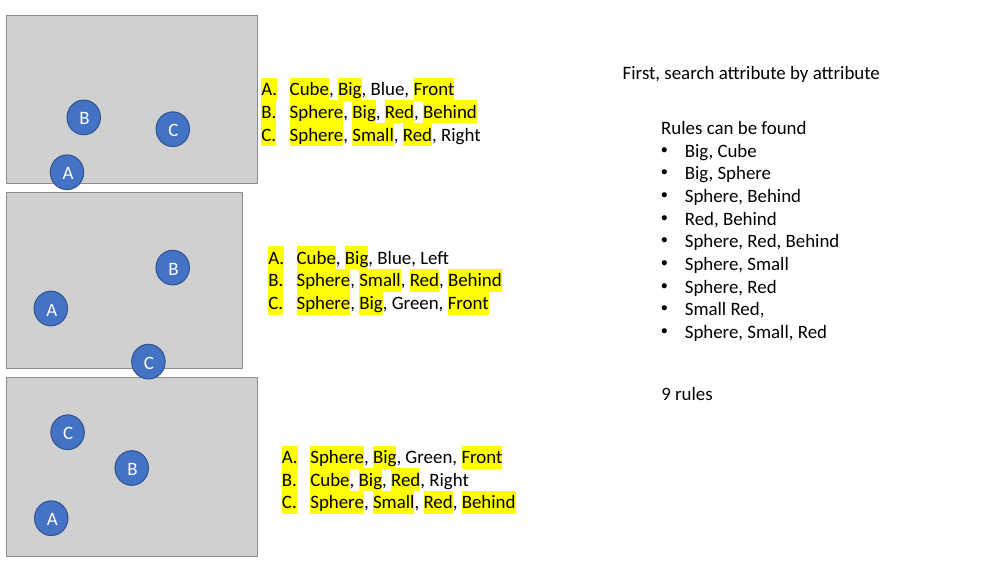
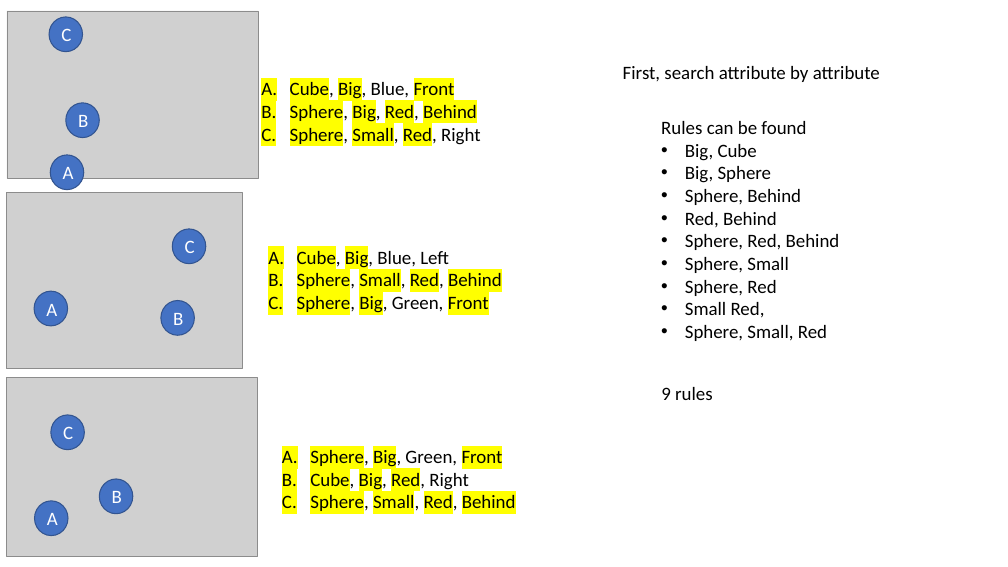
Before and after one commit to akweury/nsai_note, a slide deck: slide 20 of spatial_relation_vector.pptx (slide 18 before the commit). Drawn at 1008x567 pixels with LibreOffice and Linux fonts; fonts in the diff are those of the drawing; grey boxes stand for pictures. Boxes give left, top, right and bottom in pixels: in the first picture for what was removed or moved away, otherwise in the second. Text is boxed around its words. In the diff, an @@ line names an element or a change of style, - is before the commit and + after.

```diff
--- a/spatial_relation_vector.pptx
+++ b/spatial_relation_vector.pptx
@@ picture: place and size @@
-picture at (6,16,257,184)
+picture at (7,11,258,179)
@@ ellipse "C": place and size @@
-ellipse "C" at (156,112,189,147)
+ellipse "C" at (49,17,82,51)
@@ ellipse "C": place and size @@
-ellipse "C" at (132,344,165,379)
+ellipse "C" at (172,229,206,264)
@@ ellipse "B": place and size @@
-ellipse "B" at (156,250,189,285)
+ellipse "B" at (161,301,194,336)
@@ ellipse "B": place and size @@
-ellipse "B" at (115,451,148,485)
+ellipse "B" at (99,479,132,514)
```
Also in this commit, not shown: 4 other slides changed, 3 slides added.
